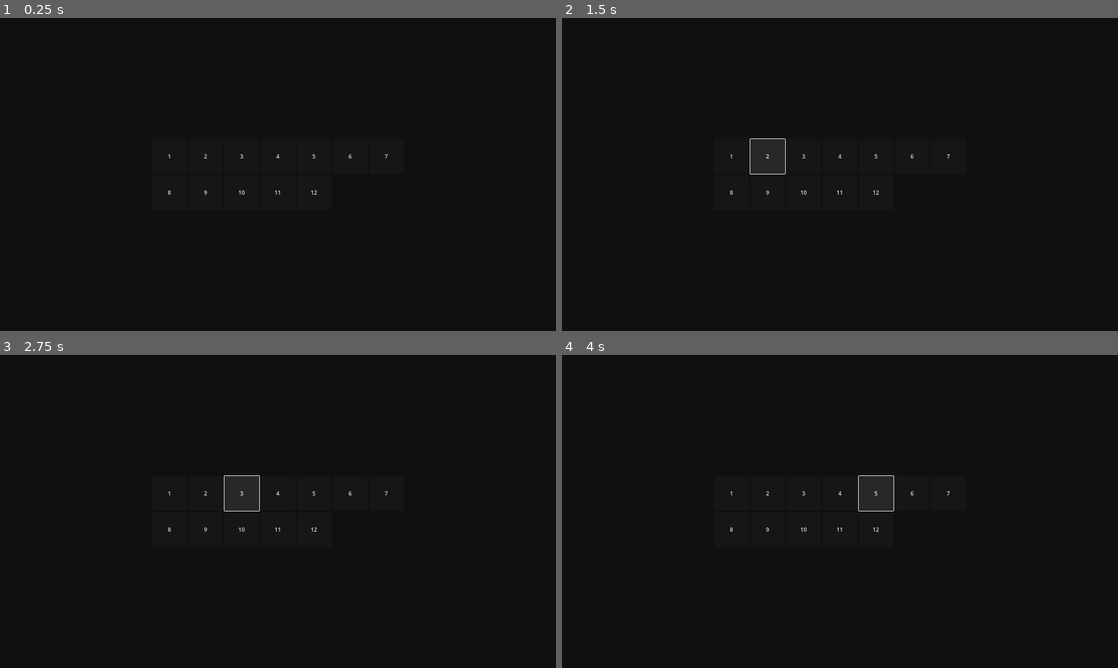
Above: before the commit, frames 1-4 (two rows, left to right).
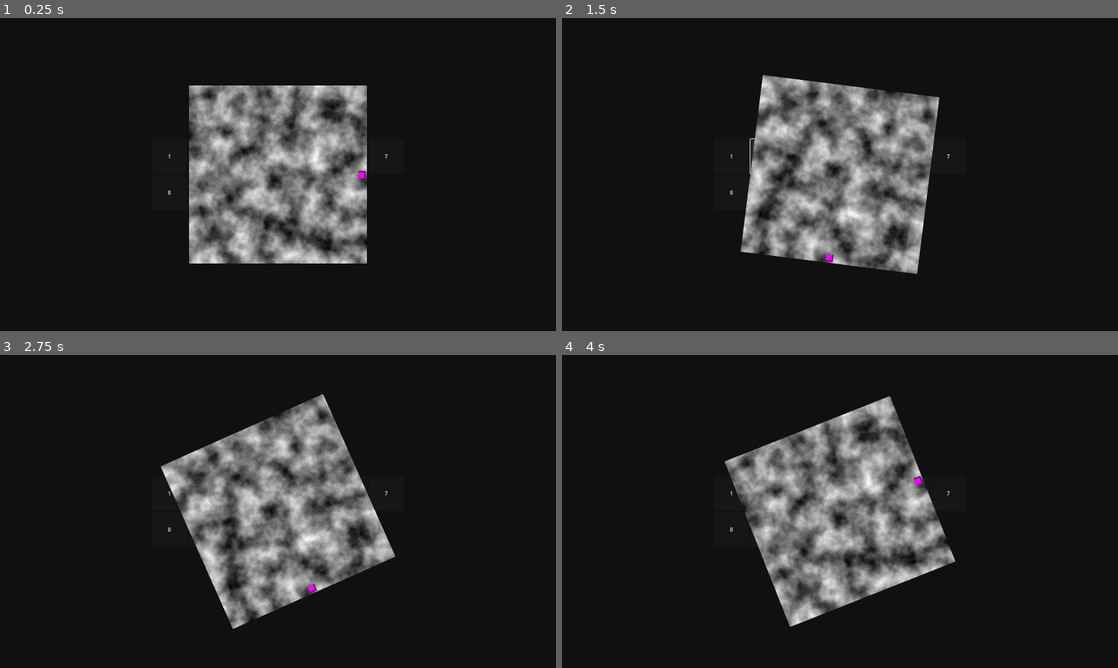
Above: after the commit, the same moments.

Repository: ReneJSchwartz/advent-of-code-all-years
Game: Godot game, scene res://scenes/game_tree.tscn
Same seed, same stepped clock (60 frames per second), same inputs: the game is played once before the commit and once after it.
Inputs:
- Up to frame 1 (0.25 s): no input
- Up to frame 2 (1.5 s): click "1" at 0.5 s; click "2" at 1.25 s
- Up to frame 3 (2.75 s): click "3" at 2 s
- Up to frame 4 (4 s): click "4" at 2.75 s; click "5" at 3.5 s

The runs differ from the first frame. In frame 1, 18% of the frame differs, in the area x 34-66%, y 21-79%; in frame 2, 18%; in frame 3, 18%; in frame 4, 18%, in the area x 29-71%, y 13-87%.

Commit message:
day 1 part 1 example solution

Diff:
--- a/2025/scenes/game_tree.tscn
+++ b/2025/scenes/game_tree.tscn
@@ -1,8 +1,17 @@
-[gd_scene load_steps=3 format=3 uid="uid://c3cihtmq8kted"]
+[gd_scene load_steps=7 format=3 uid="uid://c3cihtmq8kted"]
 
 [ext_resource type="Script" uid="uid://bo3ybn1jgllqq" path="res://scripts/main_menu_manager.gd" id="1_4dfya"]
+[ext_resource type="Script" uid="uid://7ctfuq703or1" path="res://scripts/day_1_part_1.gd" id="2_bi5im"]
 
 [sub_resource type="Theme" id="Theme_c4mtj"]
+
+[sub_resource type="FastNoiseLite" id="FastNoiseLite_4dfya"]
+
+[sub_resource type="NoiseTexture2D" id="NoiseTexture2D_bi5im"]
+noise = SubResource("FastNoiseLite_4dfya")
+
+[sub_resource type="PlaceholderTexture2D" id="PlaceholderTexture2D_qfv05"]
+size = Vector2(20, 20)
 
 [node name="GameTree" type="Node"]
 
@@ -117,3 +126,19 @@
 theme = SubResource("Theme_c4mtj")
 text = "12
 "
+
+[node name="Levels" type="Node" parent="."]
+
+[node name="Day1Part1" type="Node2D" parent="Levels"]
+position = Vector2(800, 450)
+
+[node name="CombinationLock" type="Sprite2D" parent="Levels/Day1Part1"]
+texture = SubResource("NoiseTexture2D_bi5im")
+
+[node name="Sprite2D" type="Sprite2D" parent="Levels/Day1Part1/CombinationLock"]
+position = Vector2(0, -242)
+texture = SubResource("PlaceholderTexture2D_qfv05")
+
+[node name="Day1Part1" type="Node" parent="Levels/Day1Part1" node_paths=PackedStringArray("combination_lock")]
+script = ExtResource("2_bi5im")
+combination_lock = NodePath("../CombinationLock")
--- /dev/null
+++ b/2025/scripts/day_1_part_1.gd
@@ -0,0 +1,31 @@
+extends Node
+
+@export var combination_lock : Sprite2D
+var spin_time_per_degree = 0.01
+var example_rotations : String = """L68
+L30
+R48
+L5
+R60
+L55
+L1
+L99
+R14
+L82"""
+
+func _ready() -> void:
+	await get_tree().create_tween().tween_property(combination_lock, "rotation_degrees", combination_lock.rotation_degrees + 3.6 * 50, spin_time_per_degree * 50).finished
+	print(combination_lock.rotation_degrees / 3.6)
+	var count_of_zeroes = 0
+	# now to do other rotations after initial starting point at 50
+	for instruction in example_rotations.split("\n"):
+		var dir = 1
+		if instruction[0] == 'L':
+			dir = -1
+		var amt = int(instruction.substr(1))
+		await get_tree().create_tween().tween_property(combination_lock, "rotation_degrees", combination_lock.rotation_degrees + 3.6 * amt * dir, spin_time_per_degree * amt).finished
+		print(combination_lock.rotation_degrees / 3.6)
+		if abs(combination_lock.rotation_degrees / 360) < 0.01:
+			count_of_zeroes += 1
+
+	print(count_of_zeroes)
Not shown, added: 2025/scripts/day_1_part_1.gd.uid
